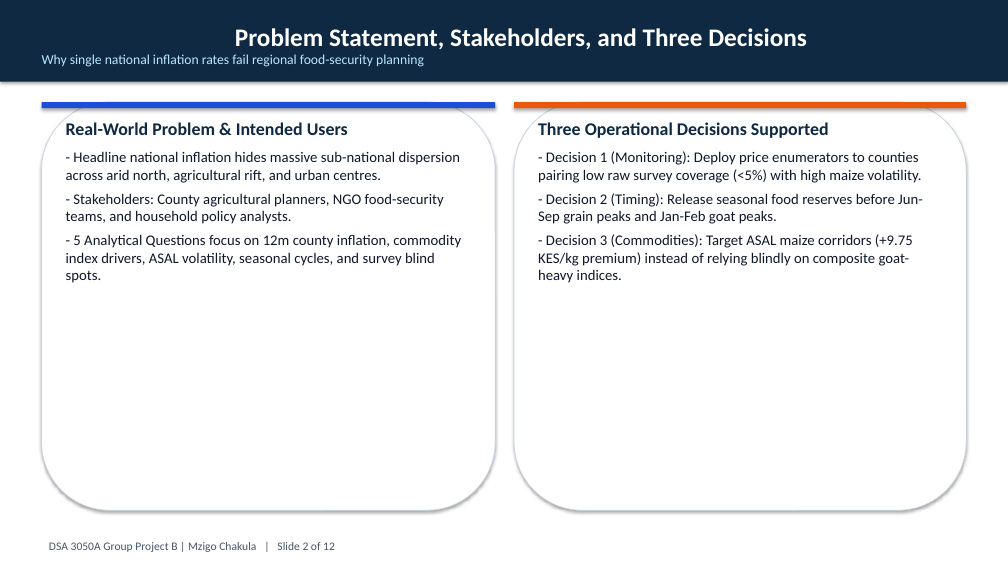
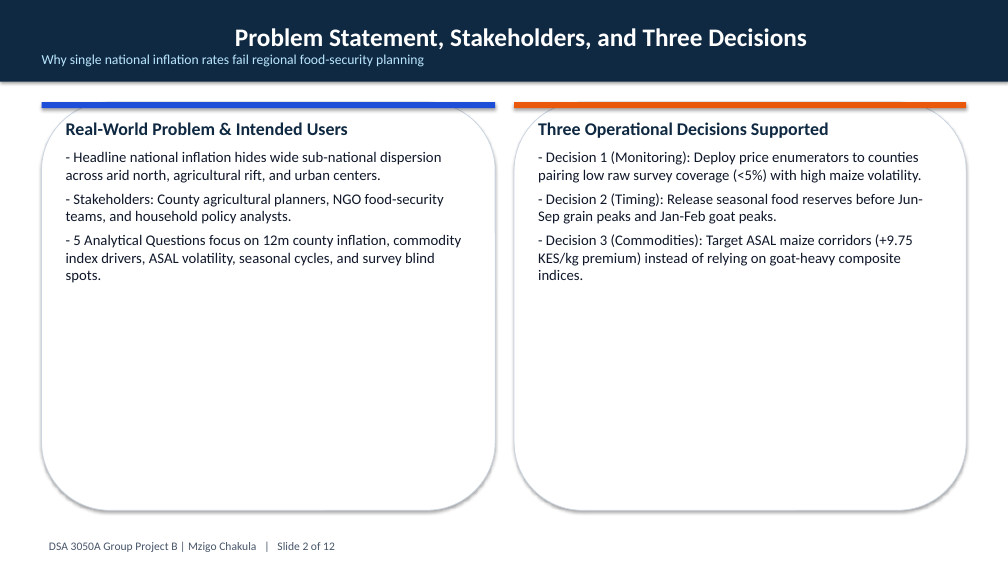
Before and after one commit to princenzmw/mzigo-chakula, a slide deck: slide 2 of slides/presentation.pptx. Drawn at 1008x567 pixels with LibreOffice and Linux fonts; fonts in the diff are those of the drawing. Boxes give left, top, right and bottom in pixels: in the first picture for what was removed or moved away, otherwise in the second. Text is boxed around its words. In the diff, an @@ line names an element or a change of style, - is before the commit and + after.

```diff
--- a/slides/presentation.pptx
+++ b/slides/presentation.pptx
@@ text at box(66, 151, 441, 183): text changed @@
-- Headline national inflation hides massive sub-national dispersion across arid north, agricultural rift, and urban centres.
+- Headline national inflation hides wide sub-national dispersion across arid north, agricultural rift, and urban centers.
@@ text at box(538, 234, 913, 280): text changed @@
-- Decision 3 (Commodities): Target ASAL maize corridors (+9.75 KES/kg premium) instead of relying blindly on composite goat-heavy indices.
+- Decision 3 (Commodities): Target ASAL maize corridors (+9.75 KES/kg premium) instead of relying on goat-heavy composite indices.
```
Also in this commit, not shown: 5 other slides changed, 21 other files.
